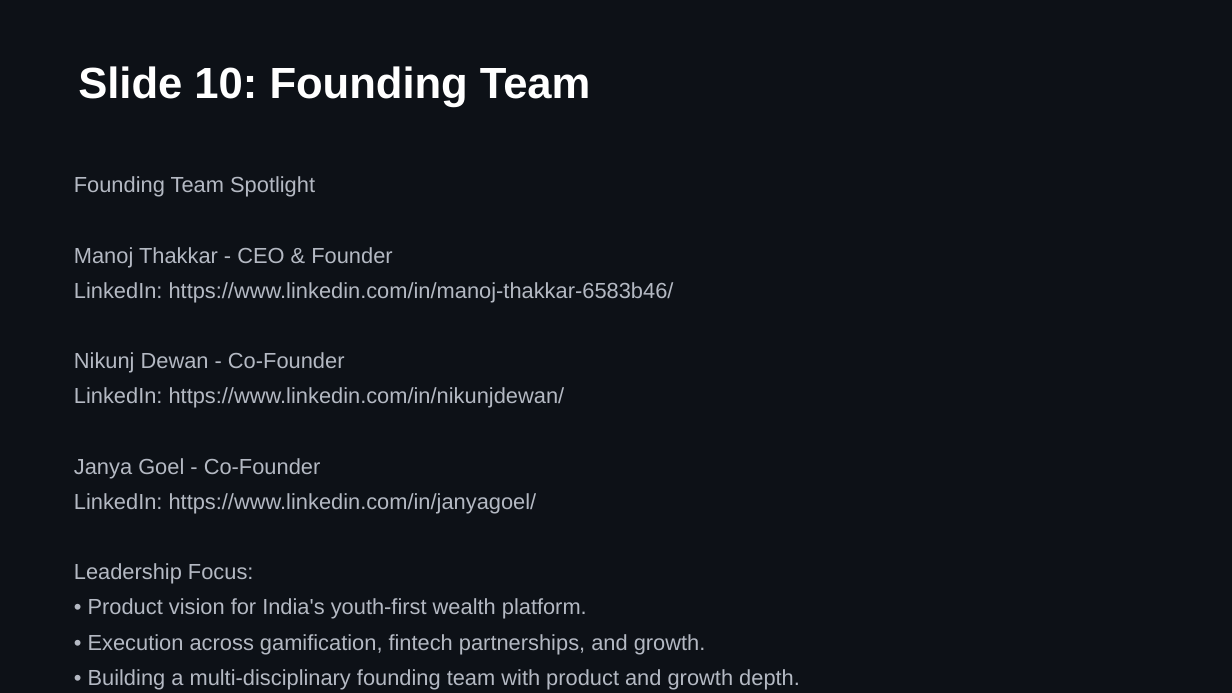
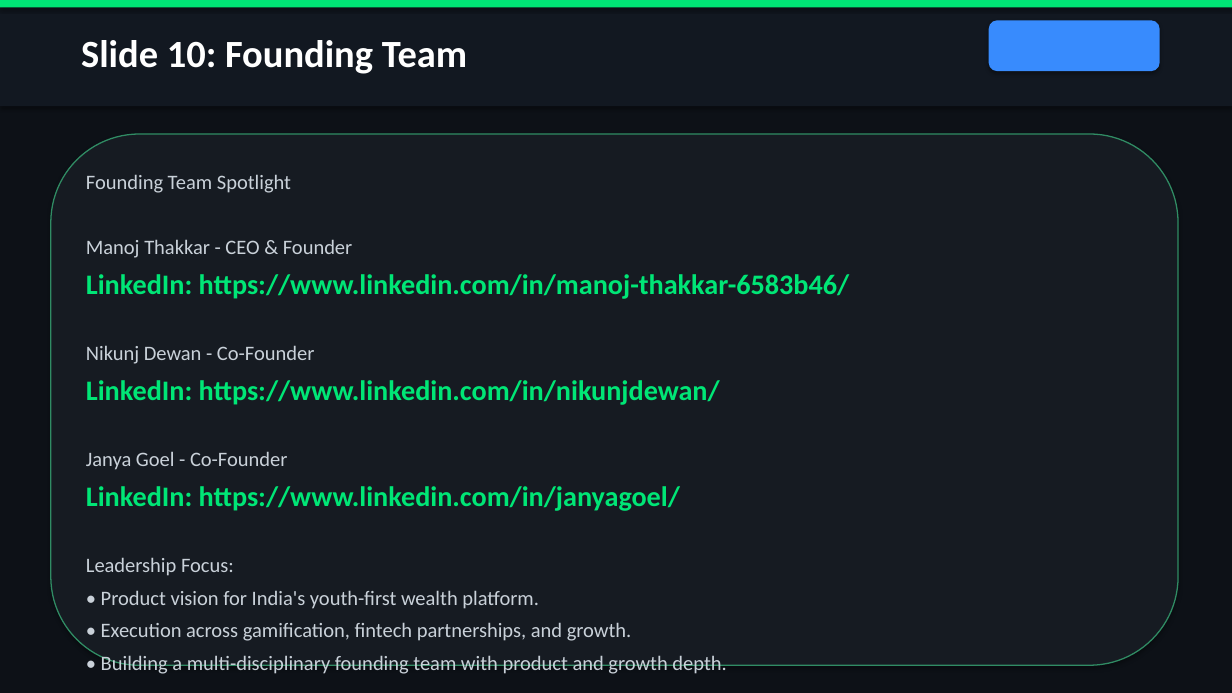
Before and after one commit to mthak/my-chatbot, a slide deck: slide 10 of RiseWise_Full_Investor_Deck.pptx. Drawn at 1232x693 pixels with LibreOffice and Linux fonts; fonts in the diff are those of the drawing. Boxes give left, top, right and bottom in pixels: in the first picture for what was removed or moved away, otherwise in the second. Text is boxed around its words. In the diff, an @@ line names an element or a change of style, - is before the commit and + after.

```diff
--- a/RiseWise_Full_Investor_Deck.pptx
+++ b/RiseWise_Full_Investor_Deck.pptx
@@ rectangle added at (0,0,1232,106), fill #121821 @@
@@ rectangle added at (0,0,1232,7), fill #00E676 @@
@@ text "Slide 10: Founding Team": place and size @@
-text "Slide 10: Founding Team" at (78,66,591,107)
+text "Slide 10: Founding Team" at (81,40,467,74)
@@ text "Slide 10: Founding Team" at (81,40,467,74): size 34 to 30 pt, font Arial to Calibri @@
@@ rounded rectangle added at (989,20,1160,71), fill #388BFD @@
@@ rounded rectangle added at (51,134,1178,665), fill #161B22, outline #308C64 1 pt @@
@@ text "Founding Team Spotlight": place and size @@
-text "Founding Team Spotlight" at (74,176,800,689)
+text "Founding Team Spotlight" at (86,174,850,674)
@@ text "Founding Team Spotlight" at (86,174,850,674): size 17 to 16 pt, text colour #B4B9C3 to #C9D1D9 in "Founding Team Spotlight", "Manoj Thakkar - CEO & Founder", "Nikunj Dewan - Co-Founder", "Janya Goel - Co-Founder" and 4 more places; font Arial to Calibri; size 17 to 22 pt, text colour #B4B9C3 to #00E676, bold on in "LinkedIn: https://www.linkedin.com/in/manoj-thakkar-6583b46/", "LinkedIn: https://www.linkedin.com/in/nikunjdewan/", "LinkedIn: https://www.linkedin.com/in/janyagoel/"; less space between paragraphs @@
```
Also in this commit, not shown: 10 other slides changed.
